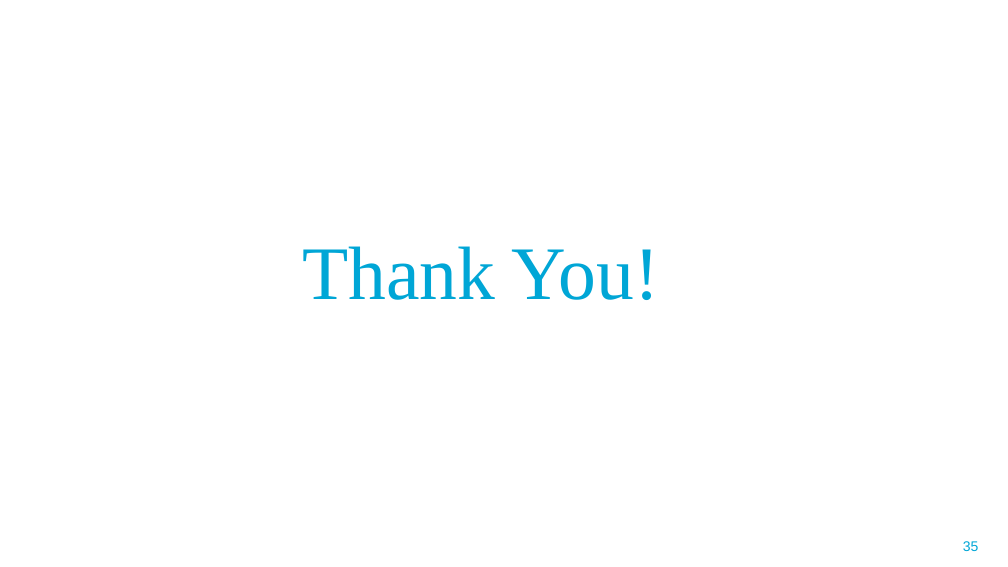
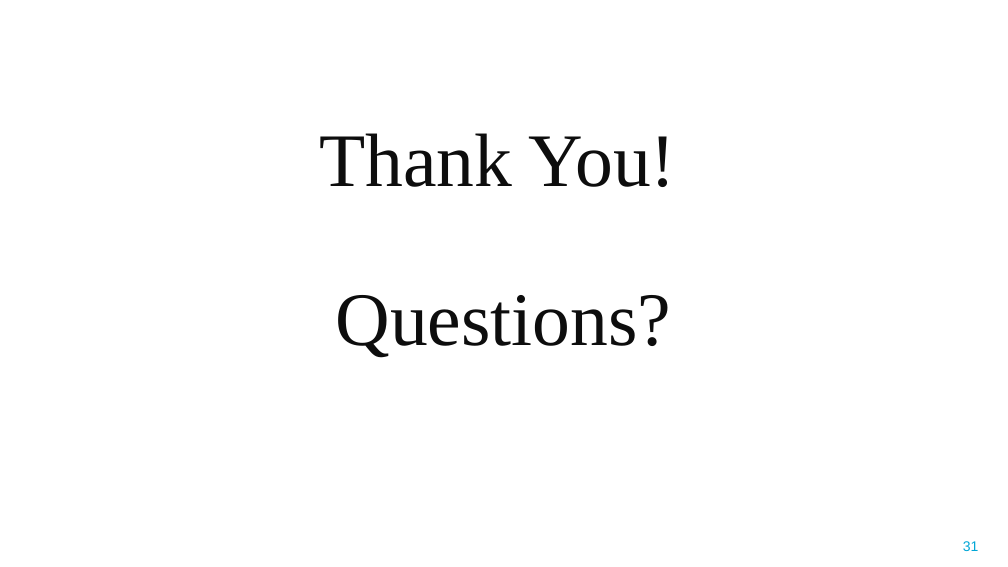
Before and after one commit to ShriyaH/Thesis, a slide deck: slide 31 of defense_presentation.pptx (slide 35 before the commit). Drawn at 1008x567 pixels with LibreOffice and Linux fonts; fonts in the diff are those of the drawing; background and template pictures are left out. Boxes give left, top, right and bottom in pixels: in the first picture for what was removed or moved away, otherwise in the second. Text is boxed around its words. In the diff, an @@ line names an element or a change of style, - is before the commit and + after.

```diff
--- a/defense_presentation.pptx
+++ b/defense_presentation.pptx
@@ text "Thank You!": place and size @@
-text "Thank You!" at <box>302,246,659,300</box>
+text "Thank You!" at <box>319,133,676,187</box>
@@ text "Thank You!" at <box>319,133,676,187</box>: text colour #00A6D6 to #0D0D0D @@
@@ title added at <box>335,295,671,358</box>, 54 pt, text #0D0D0D @@
+Questions?
@@ page number at <box>963,541,979,551</box>: text changed @@
-35
+31
```
Also in this commit, not shown: 8 other slides changed, 22 slides added, 26 slides removed, 3 other files.
